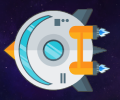
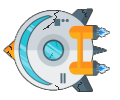
Layers edited between the first and the second 120 × 100 image:
added layer "1st DMG State" above "Spaceship03" over (x1=7, y1=9, x2=87, y2=92)
hid "Space_Background1" over (x1=0, y1=0, x2=120, y2=100)
